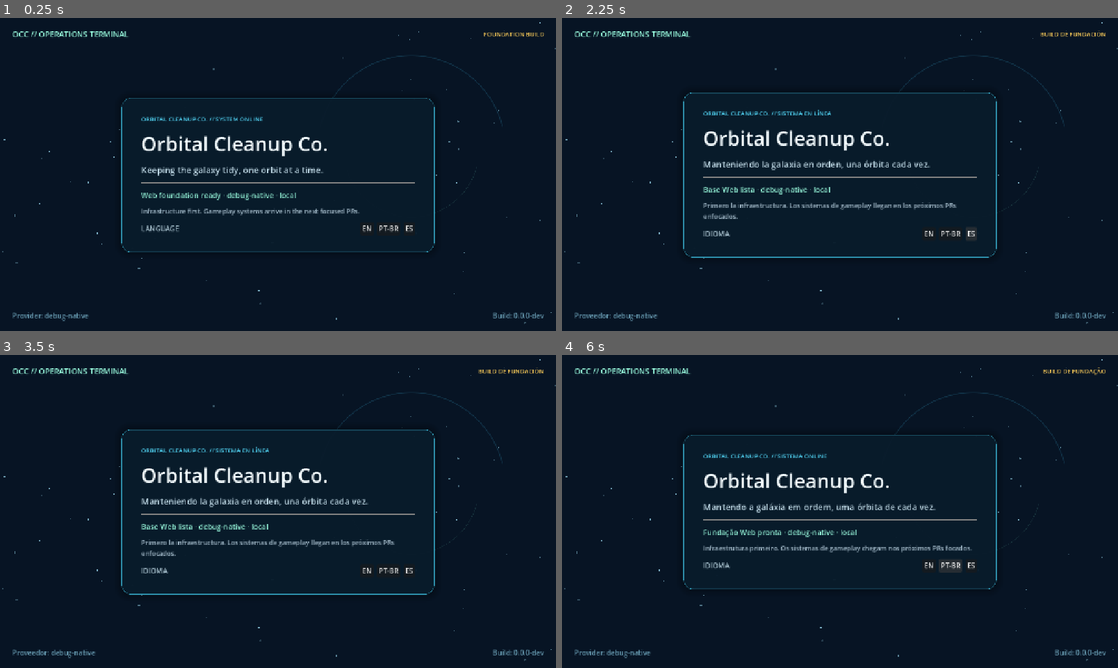
Above: before the commit, frames 1-4 (two rows, left to right).
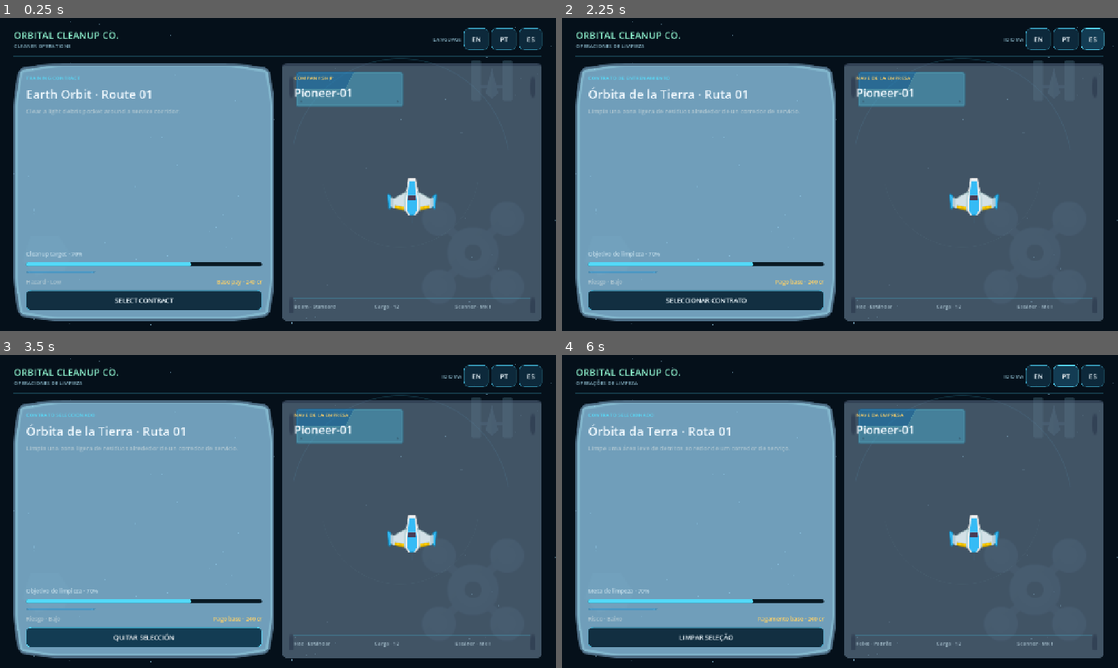
Above: after the commit, the same moments.

Repository: EwertonMendes/Orbital-Cleanup-Co.
Game: Godot game, scene res://src/core/app/app_root.tscn
Two runs of this game, one before a commit and one after it. Both use one fixed random seed, a clock stepped at 60 frames per second and the inputs below. Before the commit the project starts from res://src/ui/screens/bootstrap/bootstrap_screen.tscn.
Inputs (mouse positions are in pixels of both pictures, inside the frame that each line leads up to):
- Up to frame 1 (0.25 s): no input
- Up to frame 2 (2.25 s): click "EN" at 0.5 s; click "PT-BR" (after the commit: "PT") at 1.25 s; click "ES" at 2 s
- Up to frame 3 (3.5 s): click (144, 636) at 2.75 s, where only the run after the commit has a clickable "SELECCIONAR CONTRATO"
- Up to frame 4 (6 s): click "EN" at 3.5 s; click (706, 636) at 4.25 s, where only the run after the commit has a clickable "CLEAR SELECTION"; click (706, 636) at 5 s, where only the run after the commit has a clickable "SELECT CONTRACT"; click "PT-BR" (after the commit: "PT") at 5.75 s

The runs differ from the first frame. In frame 1, 78% of the frame differs, in the area x 0-100%, y 1-99%; in frame 2, 78%; in frame 3, 78%; in frame 4, 78%.

Commit message:
feat: establish OCC visual language and operations screen

Diff:
--- a/project.godot
+++ b/project.godot
@@ -5,7 +5,7 @@
 [application]
 
 config/name="Orbital Cleanup Co."
-run/main_scene="res://src/ui/screens/bootstrap/bootstrap_screen.tscn"
+run/main_scene="res://src/core/app/app_root.tscn"
 config/features=PackedStringArray("4.7", "GL Compatibility")
 boot_splash/bg_color=Color(0.0196078, 0.0431373, 0.0823529, 1)
 
--- /dev/null
+++ b/src/ui/screens/operations/operations_backdrop.gd
@@ -0,0 +1,33 @@
+extends Control
+
+var _stars: Array[Dictionary] = []
+
+func _ready() -> void:
+	mouse_filter = Control.MOUSE_FILTER_IGNORE
+	var rng := RandomNumberGenerator.new()
+	rng.seed = 20260920
+	for index in range(90):
+		_stars.append({
+			"uv": Vector2(rng.randf(), rng.randf()),
+			"radius": rng.randf_range(0.55, 1.8),
+			"alpha": rng.randf_range(0.14, 0.62),
+		})
+	queue_redraw()
+
+func _notification(what: int) -> void:
+	if what == NOTIFICATION_RESIZED:
+		queue_redraw()
+
+func _draw() -> void:
+	var size: Vector2 = get_rect().size
+	draw_rect(Rect2(Vector2.ZERO, size), OccPalette.SPACE_950)
+	draw_rect(Rect2(Vector2.ZERO, size), Color(0.02, 0.075, 0.12, 0.62))
+
+	for star in _stars:
+		var pos: Vector2 = star["uv"] * size
+		draw_circle(pos, float(star["radius"]), Color(0.66, 0.9, 1.0, float(star["alpha"])))
+
+	var orbit_center := Vector2(size.x * 0.72, size.y * 0.48)
+	var radius: float = min(size.x, size.y) * 0.35
+	draw_arc(orbit_center, radius, deg_to_rad(193.0), deg_to_rad(350.0), 96, Color(0.24, 0.69, 0.82, 0.18), 2.0, true)
+	draw_arc(orbit_center, radius * 0.72, deg_to_rad(8.0), deg_to_rad(168.0), 96, Color(0.56, 0.95, 0.81, 0.10), 1.0, true)
--- /dev/null
+++ b/src/ui/screens/operations/operations_screen.gd
@@ -0,0 +1,98 @@
+extends Control
+
+const COMPACT_WIDTH := 820.0
+
+@onready var body: BoxContainer = %Body
+@onready var safe_area: MarginContainer = %SafeArea
+@onready var primary_action: Button = %PrimaryAction
+@onready var contract_state: Label = %ContractState
+@onready var contract_title: Label = %ContractTitle
+@onready var contract_description: Label = %ContractDescription
+@onready var cleanup_label: Label = %CleanupLabel
+@onready var hazard_label: Label = %HazardLabel
+@onready var payout_label: Label = %PayoutLabel
+@onready var ship_heading: Label = %ShipHeading
+@onready var ship_name: Label = %ShipName
+@onready var beam_label: Label = %BeamLabel
+@onready var cargo_label: Label = %CargoLabel
+@onready var scanner_label: Label = %ScannerLabel
+@onready var desk_label: Label = %DeskLabel
+@onready var language_label: Label = %LanguageLabel
+@onready var english_button: Button = %EnglishButton
+@onready var portuguese_button: Button = %PortugueseButton
+@onready var spanish_button: Button = %SpanishButton
+
+var _context: Dictionary = {}
+var _settings: SettingsService
+var _platform: PlatformService
+var _selected := false
+
+func configure(context: Dictionary) -> void:
+	_context = context
+	_settings = context.get("settings") as SettingsService
+	_platform = context.get("platform") as PlatformService
+
+func _ready() -> void:
+	_validate_contracts()
+	resized.connect(_apply_responsive_layout)
+	primary_action.pressed.connect(_toggle_contract_selection)
+	english_button.pressed.connect(_change_locale.bind("en"))
+	portuguese_button.pressed.connect(_change_locale.bind("pt_BR"))
+	spanish_button.pressed.connect(_change_locale.bind("es_ES"))
+
+	if _settings != null and not _settings.locale_changed.is_connected(_on_locale_changed):
+		_settings.locale_changed.connect(_on_locale_changed)
+
+	_apply_responsive_layout()
+	_refresh_copy()
+
+func _validate_contracts() -> void:
+	assert(body != null, "Operations UI requires responsive Body.")
+	assert(safe_area != null, "Operations UI requires SafeArea.")
+	assert(primary_action != null, "Operations UI requires PrimaryAction.")
+	assert(%ShipArt is TextureRect, "Operations UI requires ShipArt.")
+	assert(english_button != null and portuguese_button != null and spanish_button != null, "Locale controls are required.")
+
+func _apply_responsive_layout() -> void:
+	var compact := size.x < COMPACT_WIDTH
+	body.vertical = compact
+	var horizontal_margin := 16 if compact else 32
+	var vertical_margin := 14 if compact else 24
+	safe_area.add_theme_constant_override("margin_left", horizontal_margin)
+	safe_area.add_theme_constant_override("margin_right", horizontal_margin)
+	safe_area.add_theme_constant_override("margin_top", vertical_margin)
+	safe_area.add_theme_constant_override("margin_bottom", vertical_margin)
+
+func _toggle_contract_selection() -> void:
+	_selected = not _selected
+	if _platform != null:
+		_platform.track_event("training_contract_selection", {"selected": _selected})
+	_refresh_copy()
+
+func _change_locale(locale: String) -> void:
+	if _settings != null:
+		_settings.set_locale(locale)
+	else:
+		TranslationServer.set_locale(locale)
+		_refresh_copy()
+
+func _on_locale_changed(_locale: String) -> void:
+	_refresh_copy()
+
+func _refresh_copy() -> void:
+	if not is_node_ready():
+		return
+	desk_label.text = tr("OPS_DESK")
+	contract_state.text = tr("OPS_SELECTED") if _selected else tr("OPS_TRAINING")
+	contract_title.text = tr("OPS_CONTRACT_TITLE")
+	contract_description.text = tr("OPS_CONTRACT_DESCRIPTION")
+	cleanup_label.text = tr("OPS_CLEANUP_TARGET")
+	hazard_label.text = tr("OPS_HAZARD")
+	payout_label.text = tr("OPS_PAYOUT")
+	ship_heading.text = tr("OPS_SHIP_HEADING")
+	ship_name.text = tr("OPS_SHIP_NAME")
+	beam_label.text = tr("OPS_BEAM")
+	cargo_label.text = tr("OPS_CARGO")
+	scanner_label.text = tr("OPS_SCANNER")
+	language_label.text = tr("OPS_LANGUAGE")
+	primary_action.text = tr("OPS_UNSELECT") if _selected else tr("OPS_SELECT")
--- /dev/null
+++ b/src/ui/screens/operations/operations_screen.tscn
@@ -0,0 +1,411 @@
+[gd_scene load_steps=13 format=3]
+
+[ext_resource type="Script" path="res://src/ui/screens/operations/operations_screen.gd" id="1"]
+[ext_resource type="Script" path="res://src/ui/screens/operations/operations_backdrop.gd" id="2"]
+[ext_resource type="Theme" path="res://src/ui/themes/occ_theme.tres" id="3"]
+[ext_resource type="Texture2D" path="res://assets/third_party/kenney_ui_sci_fi/ui/panel_glass_notches.png" id="4"]
+[ext_resource type="Texture2D" path="res://assets/third_party/kenney_ui_sci_fi/ui/panel_rectangle_screws.png" id="5"]
+[ext_resource type="Texture2D" path="res://assets/third_party/kenney_ui_sci_fi/ui/button_header_blade.png" id="6"]
+[ext_resource type="Texture2D" path="res://assets/third_party/kenney_ui_sci_fi/ui/bar_round_gloss_large.png" id="7"]
+[ext_resource type="Texture2D" path="res://assets/third_party/kenney_space_shooter/ships/player_ship_01_blue.png" id="8"]
+[ext_resource type="Texture2D" path="res://assets/third_party/kenney_space_shooter/effects/engine_speed.png" id="9"]
+[ext_resource type="Texture2D" path="res://assets/third_party/kenney_simple_space/scenery/station_a.png" id="10"]
+[ext_resource type="Texture2D" path="res://assets/third_party/kenney_simple_space/scenery/satellite_b.png" id="11"]
+[ext_resource type="Texture2D" path="res://assets/third_party/kenney_space_shooter/meteors/meteor_grey_large.png" id="12"]
+
+[node name="OperationsScreen" type="Control"]
+layout_mode = 3
+anchors_preset = 15
+anchor_right = 1.0
+anchor_bottom = 1.0
+grow_horizontal = 2
+grow_vertical = 2
+theme = ExtResource("3")
+script = ExtResource("1")
+
+[node name="Backdrop" type="Control" parent="."]
+layout_mode = 1
+anchors_preset = 15
+anchor_right = 1.0
+anchor_bottom = 1.0
+grow_horizontal = 2
+grow_vertical = 2
+mouse_filter = 2
+script = ExtResource("2")
+
+[node name="Scenery" type="Control" parent="."]
+layout_mode = 1
+anchors_preset = 15
+anchor_right = 1.0
+anchor_bottom = 1.0
+grow_horizontal = 2
+grow_vertical = 2
+mouse_filter = 2
+
+[node name="Station" type="TextureRect" parent="Scenery"]
+modulate = Color(0.55, 0.82, 0.95, 0.14)
+layout_mode = 1
+anchor_left = 0.73
+anchor_top = 0.56
+anchor_right = 0.98
+anchor_bottom = 0.94
+offset_left = -30.0
+offset_top = -20.0
+offset_right = 20.0
+offset_bottom = 20.0
+grow_horizontal = 2
+grow_vertical = 2
+mouse_filter = 2
+texture = ExtResource("10")
+expand_mode = 1
+stretch_mode = 5
+
+[node name="Satellite" type="TextureRect" parent="Scenery"]
+modulate = Color(0.62, 0.9, 1, 0.18)
+layout_mode = 1
+anchor_left = 0.83
+anchor_top = 0.12
+anchor_right = 0.94
+anchor_bottom = 0.28
+grow_horizontal = 2
+grow_vertical = 2
+mouse_filter = 2
+texture = ExtResource("11")
+expand_mode = 1
+stretch_mode = 5
+
+[node name="Meteor" type="TextureRect" parent="Scenery"]
+modulate = Color(0.62, 0.75, 0.82, 0.12)
+layout_mode = 1
+anchor_left = 0.04
+anchor_top = 0.68
+anchor_right = 0.13
+anchor_bottom = 0.84
+grow_horizontal = 2
+grow_vertical = 2
+mouse_filter = 2
+texture = ExtResource("12")
+expand_mode = 1
+stretch_mode = 5
+
+[node name="SafeArea" type="MarginContainer" parent="."]
+unique_name_in_owner = true
+layout_mode = 1
+anchors_preset = 15
+anchor_right = 1.0
+anchor_bottom = 1.0
+grow_horizontal = 2
+grow_vertical = 2
+theme_override_constants/margin_left = 32
+theme_override_constants/margin_top = 24
+theme_override_constants/margin_right = 32
+theme_override_constants/margin_bottom = 24
+
+[node name="Layout" type="VBoxContainer" parent="SafeArea"]
+layout_mode = 2
+theme_override_constants/separation = 14
+
+[node name="Header" type="HBoxContainer" parent="SafeArea/Layout"]
+layout_mode = 2
+theme_override_constants/separation = 18
+
+[node name="Brand" type="VBoxContainer" parent="SafeArea/Layout/Header"]
+layout_mode = 2
+size_flags_horizontal = 3
+theme_override_constants/separation = 1
+
+[node name="Company" type="Label" parent="SafeArea/Layout/Header/Brand"]
+layout_mode = 2
+theme_override_colors/font_color = Color(0.56, 0.95, 0.81, 1)
+theme_override_font_sizes/font_size = 22
+text = "ORBITAL CLEANUP CO."
+
+[node name="DeskLabel" type="Label" parent="SafeArea/Layout/Header/Brand"]
+unique_name_in_owner = true
+layout_mode = 2
+theme_override_colors/font_color = Color(0.51, 0.68, 0.75, 1)
+theme_override_font_sizes/font_size = 12
+text = "CLEANER OPERATIONS"
+uppercase = true
+
+[node name="LanguageGroup" type="HBoxContainer" parent="SafeArea/Layout/Header"]
+layout_mode = 2
+theme_override_constants/separation = 6
+
+[node name="LanguageLabel" type="Label" parent="SafeArea/Layout/Header/LanguageGroup"]
+unique_name_in_owner = true
+layout_mode = 2
+theme_override_colors/font_color = Color(0.51, 0.68, 0.75, 1)
+theme_override_font_sizes/font_size = 12
+text = "LANGUAGE"
+vertical_alignment = 1
+
+[node name="EnglishButton" type="Button" parent="SafeArea/Layout/Header/LanguageGroup"]
+unique_name_in_owner = true
+custom_minimum_size = Vector2(48, 36)
+layout_mode = 2
+text = "EN"
+
+[node name="PortugueseButton" type="Button" parent="SafeArea/Layout/Header/LanguageGroup"]
+unique_name_in_owner = true
+custom_minimum_size = Vector2(58, 36)
+layout_mode = 2
+text = "PT"
+
+[node name="SpanishButton" type="Button" parent="SafeArea/Layout/Header/LanguageGroup"]
+unique_name_in_owner = true
+custom_minimum_size = Vector2(48, 36)
+layout_mode = 2
+text = "ES"
+
+[node name="Rule" type="HSeparator" parent="SafeArea/Layout"]
+layout_mode = 2
+
+[node name="Body" type="BoxContainer" parent="SafeArea/Layout"]
+unique_name_in_owner = true
+layout_mode = 2
+size_flags_vertical = 3
+theme_override_constants/separation = 18
+vertical = false
+
+[node name="ContractCard" type="Control" parent="SafeArea/Layout/Body"]
+custom_minimum_size = Vector2(0, 270)
+layout_mode = 2
+size_flags_horizontal = 3
+size_flags_vertical = 3
+
+[node name="Frame" type="NinePatchRect" parent="SafeArea/Layout/Body/ContractCard"]
+modulate = Color(0.65, 0.9, 1, 0.78)
+layout_mode = 1
+anchors_preset = 15
+anchor_right = 1.0
+anchor_bottom = 1.0
+grow_horizontal = 2
+grow_vertical = 2
+mouse_filter = 2
+texture = ExtResource("4")
+patch_margin_left = 20
+patch_margin_top = 20
+patch_margin_right = 20
+patch_margin_bottom = 20
+
+[node name="ContentMargin" type="MarginContainer" parent="SafeArea/Layout/Body/ContractCard"]
+layout_mode = 1
+anchors_preset = 15
+anchor_right = 1.0
+anchor_bottom = 1.0
+offset_left = 28.0
+offset_top = 24.0
+offset_right = -28.0
+offset_bottom = -24.0
+grow_horizontal = 2
+grow_vertical = 2
+
+[node name="Content" type="VBoxContainer" parent="SafeArea/Layout/Body/ContractCard/ContentMargin"]
+layout_mode = 2
+theme_override_constants/separation = 10
+
+[node name="ContractState" type="Label" parent="SafeArea/Layout/Body/ContractCard/ContentMargin/Content"]
+unique_name_in_owner = true
+layout_mode = 2
+theme_override_colors/font_color = Color(0.34, 0.86, 0.98, 1)
+theme_override_font_sizes/font_size = 12
+text = "TRAINING CONTRACT"
+
+[node name="ContractTitle" type="Label" parent="SafeArea/Layout/Body/ContractCard/ContentMargin/Content"]
+unique_name_in_owner = true
+layout_mode = 2
+theme_override_font_sizes/font_size = 28
+text = "Earth Orbit · Route 01"
+autowrap_mode = 2
+
+[node name="ContractDescription" type="Label" parent="SafeArea/Layout/Body/ContractCard/ContentMargin/Content"]
+unique_name_in_owner = true
+layout_mode = 2
+theme_override_colors/font_color = Color(0.66, 0.76, 0.81, 1)
+theme_override_font_sizes/font_size = 14
+text = "Clear a light debris pocket around a service corridor."
+autowrap_mode = 2
+
+[node name="Spacer" type="Control" parent="SafeArea/Layout/Body/ContractCard/ContentMargin/Content"]
+custom_minimum_size = Vector2(0, 2)
+layout_mode = 2
+size_flags_vertical = 3
+
+[node name="CleanupLabel" type="Label" parent="SafeArea/Layout/Body/ContractCard/ContentMargin/Content"]
+unique_name_in_owner = true
+layout_mode = 2
+theme_override_colors/font_color = Color(0.76, 0.86, 0.91, 1)
+theme_override_font_sizes/font_size = 13
+text = "Cleanup target · 70%"
+
+[node name="CleanupProgress" type="ProgressBar" parent="SafeArea/Layout/Body/ContractCard/ContentMargin/Content"]
+custom_minimum_size = Vector2(0, 9)
+layout_mode = 2
+value = 70.0
+show_percentage = false
+
+[node name="AccentBar" type="TextureRect" parent="SafeArea/Layout/Body/ContractCard/ContentMargin/Content"]
+modulate = Color(0.34, 0.86, 0.98, 0.34)
+custom_minimum_size = Vector2(160, 7)
+layout_mode = 2
+size_flags_horizontal = 0
+mouse_filter = 2
+texture = ExtResource("7")
+expand_mode = 1
+stretch_mode = 0
+
+[node name="InfoRow" type="HBoxContainer" parent="SafeArea/Layout/Body/ContractCard/ContentMargin/Content"]
+layout_mode = 2
+theme_override_constants/separation = 16
+
+[node name="HazardLabel" type="Label" parent="SafeArea/Layout/Body/ContractCard/ContentMargin/Content/InfoRow"]
+unique_name_in_owner = true
+layout_mode = 2
+size_flags_horizontal = 3
+theme_override_colors/font_color = Color(0.66, 0.76, 0.81, 1)
+theme_override_font_sizes/font_size = 13
+text = "Hazard · Low"
+
+[node name="PayoutLabel" type="Label" parent="SafeArea/Layout/Body/ContractCard/ContentMargin/Content/InfoRow"]
+unique_name_in_owner = true
+layout_mode = 2
+theme_override_colors/font_color = Color(1, 0.82, 0.4, 1)
+theme_override_font_sizes/font_size = 13
+text = "Base pay · 240 cr"
+
+[node name="PrimaryAction" type="Button" parent="SafeArea/Layout/Body/ContractCard/ContentMargin/Content"]
+unique_name_in_owner = true
+custom_minimum_size = Vector2(0, 46)
+layout_mode = 2
+text = "SELECT CONTRACT"
+
+[node name="ShipCard" type="Control" parent="SafeArea/Layout/Body"]
+custom_minimum_size = Vector2(0, 270)
+layout_mode = 2
+size_flags_horizontal = 3
+size_flags_vertical = 3
+
+[node name="Frame" type="NinePatchRect" parent="SafeArea/Layout/Body/ShipCard"]
+modulate = Color(0.62, 0.77, 0.84, 0.68)
+layout_mode = 1
+anchors_preset = 15
+anchor_right = 1.0
+anchor_bottom = 1.0
+grow_horizontal = 2
+grow_vertical = 2
+mouse_filter = 2
+texture = ExtResource("5")
+patch_margin_left = 18
+patch_margin_top = 18
+patch_margin_right = 18
+patch_margin_bottom = 18
+
+[node name="TabBlade" type="TextureRect" parent="SafeArea/Layout/Body/ShipCard"]
+modulate = Color(0.34, 0.86, 0.98, 0.42)
+layout_mode = 1
+anchor_left = 0.04
+anchor_top = 0.03
+anchor_right = 0.48
+anchor_bottom = 0.17
+mouse_filter = 2
+texture = ExtResource("6")
+expand_mode = 1
+stretch_mode = 5
+
+[node name="ContentMargin" type="MarginContainer" parent="SafeArea/Layout/Body/ShipCard"]
+layout_mode = 1
+anchors_preset = 15
+anchor_right = 1.0
+anchor_bottom = 1.0
+offset_left = 28.0
+offset_top = 24.0
+offset_right = -28.0
+offset_bottom = -24.0
+grow_horizontal = 2
+grow_vertical = 2
+
+[node name="Content" type="VBoxContainer" parent="SafeArea/Layout/Body/ShipCard/ContentMargin"]
+layout_mode = 2
+theme_override_constants/separation = 8
+
+[node name="ShipHeading" type="Label" parent="SafeArea/Layout/Body/ShipCard/ContentMargin/Content"]
+unique_name_in_owner = true
+layout_mode = 2
+theme_override_colors/font_color = Color(1, 0.82, 0.4, 1)
+theme_override_font_sizes/font_size = 12
+text = "COMPANY SHIP"
+
+[node name="ShipName" type="Label" parent="SafeArea/Layout/Body/ShipCard/ContentMargin/Content"]
+unique_name_in_owner = true
+layout_mode = 2
+theme_override_font_sizes/font_size = 26
+text = "Pioneer-01"
+
+[node name="ShipVisual" type="CenterContainer" parent="SafeArea/Layout/Body/ShipCard/ContentMargin/Content"]
+custom_minimum_size = Vector2(0, 130)
+layout_mode = 2
+size_flags_vertical = 3
+
+[node name="VisualStage" type="Control" parent="SafeArea/Layout/Body/ShipCard/ContentMargin/Content/ShipVisual"]
+custom_minimum_size = Vector2(250, 130)
+layout_mode = 2
+
+[node name="EngineGlow" type="TextureRect" parent="SafeArea/Layout/Body/ShipCard/ContentMargin/Content/ShipVisual/VisualStage"]
+modulate = Color(0.34, 0.86, 0.98, 0.36)
+layout_mode = 1
+anchor_left = 0.43
+anchor_top = 0.58
+anchor_right = 0.57
+anchor_bottom = 0.94
+grow_horizontal = 2
+grow_vertical = 2
+mouse_filter = 2
+texture = ExtResource("9")
+expand_mode = 1
+stretch_mode = 5
+
+[node name="ShipArt" type="TextureRect" parent="SafeArea/Layout/Body/ShipCard/ContentMargin/Content/ShipVisual/VisualStage"]
+unique_name_in_owner = true
+layout_mode = 1
+anchor_left = 0.27
+anchor_top = 0.05
+anchor_right = 0.73
+anchor_bottom = 0.88
+grow_horizontal = 2
+grow_vertical = 2
+mouse_filter = 2
+texture = ExtResource("8")
+expand_mode = 1
+stretch_mode = 5
+
+[node name="ShipRule" type="HSeparator" parent="SafeArea/Layout/Body/ShipCard/ContentMargin/Content"]
+layout_mode = 2
+
+[node name="Stats" type="HBoxContainer" parent="SafeArea/Layout/Body/ShipCard/ContentMargin/Content"]
+layout_mode = 2
+theme_override_constants/separation = 14
+
+[node name="BeamLabel" type="Label" parent="SafeArea/Layout/Body/ShipCard/ContentMargin/Content/Stats"]
+unique_name_in_owner = true
+layout_mode = 2
+size_flags_horizontal = 3
+theme_override_colors/font_color = Color(0.66, 0.76, 0.81, 1)
+theme_override_font_sizes/font_size = 12
+text = "Beam · Standard"
+
+[node name="CargoLabel" type="Label" parent="SafeArea/Layout/Body/ShipCard/ContentMargin/Content/Stats"]
+unique_name_in_owner = true
+layout_mode = 2
+size_flags_horizontal = 3
+theme_override_colors/font_color = Color(0.66, 0.76, 0.81, 1)
+theme_override_font_sizes/font_size = 12
+text = "Cargo · 12"
+
+[node name="ScannerLabel" type="Label" parent="SafeArea/Layout/Body/ShipCard/ContentMargin/Content/Stats"]
+unique_name_in_owner = true
+layout_mode = 2
+size_flags_horizontal = 3
+theme_override_colors/font_color = Color(0.66, 0.76, 0.81, 1)
+theme_override_font_sizes/font_size = 12
+text = "Scanner · Mk I"
--- /dev/null
+++ b/src/ui/themes/occ_palette.gd
@@ -0,0 +1,16 @@
+extends RefCounted
+class_name OccPalette
+
+const SPACE_950 := Color("#050b12")
+const SPACE_900 := Color("#071424")
+const SPACE_850 := Color("#0a1b2a")
+const SPACE_800 := Color("#0d2334")
+const SPACE_700 := Color("#16384d")
+const CYAN := Color("#53d9f7")
+const CYAN_SOFT := Color("#8ae9ff")
+const MINT := Color("#8ff1ce")
+const AMBER := Color("#ffd166")
+const TEXT := Color("#f2f8fb")
+const TEXT_MUTED := Color("#9fb6c2")
+const BORDER := Color(0.27, 0.72, 0.86, 0.38)
+const BORDER_STRONG := Color(0.34, 0.86, 0.98, 0.72)
--- /dev/null
+++ b/src/ui/themes/occ_theme.tres
@@ -0,0 +1,111 @@
+[gd_resource type="Theme" load_steps=9 format=3]
+
+[sub_resource type="StyleBoxFlat" id="ButtonNormal"]
+bg_color = Color(0.055, 0.165, 0.235, 0.96)
+border_width_left = 1
+border_width_top = 1
+border_width_right = 1
+border_width_bottom = 1
+border_color = Color(0.24, 0.66, 0.79, 0.55)
+corner_radius_top_left = 9
+corner_radius_top_right = 9
+corner_radius_bottom_right = 9
+corner_radius_bottom_left = 9
+content_margin_left = 18.0
+content_margin_top = 11.0
+content_margin_right = 18.0
+content_margin_bottom = 11.0
+
+[sub_resource type="StyleBoxFlat" id="ButtonHover"]
+bg_color = Color(0.075, 0.235, 0.325, 1)
+border_width_left = 1
+border_width_top = 1
+border_width_right = 1
+border_width_bottom = 1
+border_color = Color(0.34, 0.85, 0.98, 0.9)
+corner_radius_top_left = 9
+corner_radius_top_right = 9
+corner_radius_bottom_right = 9
+corner_radius_bottom_left = 9
+content_margin_left = 18.0
+content_margin_top = 11.0
+content_margin_right = 18.0
+content_margin_bottom = 11.0
+
+[sub_resource type="StyleBoxFlat" id="ButtonPressed"]
+bg_color = Color(0.055, 0.33, 0.39, 1)
+border_width_left = 1
+border_width_top = 1
+border_width_right = 1
+border_width_bottom = 1
+border_color = Color(0.56, 0.95, 0.81, 0.95)
+corner_radius_top_left = 9
+corner_radius_top_right = 9
+corner_radius_bottom_right = 9
+corner_radius_bottom_left = 9
+content_margin_left = 18.0
+content_margin_top = 11.0
+content_margin_right = 18.0
+content_margin_bottom = 11.0
+
+[sub_resource type="StyleBoxFlat" id="ButtonFocus"]
+bg_color = Color(0, 0, 0, 0)
+border_width_left = 2
+border_width_top = 2
+border_width_right = 2
+border_width_bottom = 2
+border_color = Color(1, 0.82, 0.4, 0.9)
+corner_radius_top_left = 10
+corner_radius_top_right = 10
+corner_radius_bottom_right = 10
+corner_radius_bottom_left = 10
+
+[sub_resource type="StyleBoxFlat" id="Panel"]
+bg_color = Color(0.035, 0.105, 0.155, 0.94)
+border_width_left = 1
+border_width_top = 1
+border_width_right = 1
+border_width_bottom = 1
+border_color = Color(0.24, 0.62, 0.74, 0.34)
+corner_radius_top_left = 16
+corner_radius_top_right = 16
+corner_radius_bottom_right = 16
+corner_radius_bottom_left = 16
+shadow_color = Color(0, 0, 0, 0.28)
+shadow_size = 10
+
+[sub_resource type="StyleBoxFlat" id="ProgressBackground"]
+bg_color = Color(0.02, 0.075, 0.115, 0.96)
+corner_radius_top_left = 7
+corner_radius_top_right = 7
+corner_radius_bottom_right = 7
+corner_radius_bottom_left = 7
+
+[sub_resource type="StyleBoxFlat" id="ProgressFill"]
+bg_color = Color(0.325, 0.85, 0.97, 1)
+corner_radius_top_left = 7
+corner_radius_top_right = 7
+corner_radius_bottom_right = 7
+corner_radius_bottom_left = 7
+
+[sub_resource type="StyleBoxFlat" id="Separator"]
+bg_color = Color(0.28, 0.72, 0.84, 0.24)
+content_margin_top = 1.0
+content_margin_bottom = 1.0
+
+[resource]
+default_font_size = 16
+Button/colors/font_color = Color(0.94, 0.98, 1, 1)
+Button/colors/font_hover_color = Color(1, 1, 1, 1)
+Button/colors/font_pressed_color = Color(0.56, 0.95, 0.81, 1)
+Button/colors/font_focus_color = Color(1, 1, 1, 1)
+Button/font_sizes/font_size = 15
+Button/styles/normal = SubResource("ButtonNormal")
+Button/styles/hover = SubResource("ButtonHover")
+Button/styles/pressed = SubResource("ButtonPressed")
+Button/styles/focus = SubResource("ButtonFocus")
+Label/colors/font_color = Color(0.95, 0.98, 1, 1)
+PanelContainer/styles/panel = SubResource("Panel")
+ProgressBar/styles/background = SubResource("ProgressBackground")
+ProgressBar/styles/fill = SubResource("ProgressFill")
+HSeparator/styles/separator = SubResource("Separator")
Not shown, changed: i18n/en.po
Not shown, changed: i18n/es_ES.po
Not shown, changed: i18n/pt_BR.po
